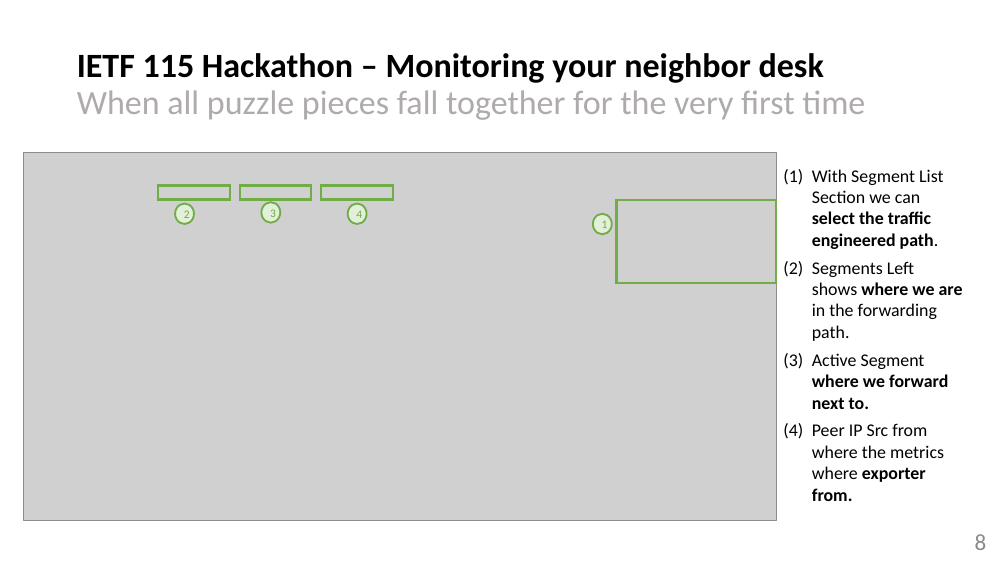
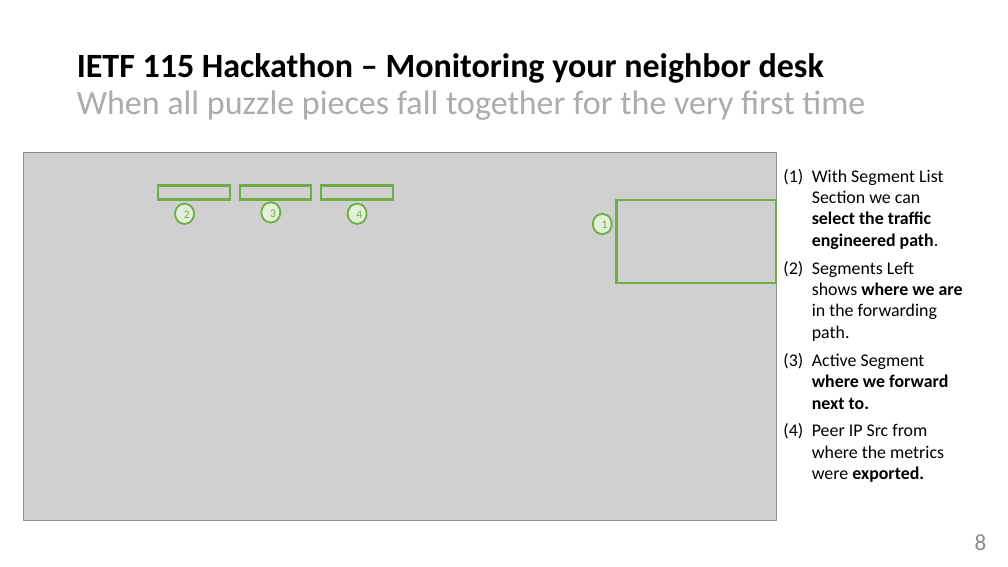
Before and after one commit to network-analytics/RFC9487, a slide deck: slide 8 of draft-ietf-opsawg-ipfix-srv6-srh-03.pptx. Drawn at 1008x567 pixels with LibreOffice and Linux fonts; fonts in the diff are those of the drawing; grey boxes stand for pictures. Boxes give left, top, right and bottom in pixels: in the first picture for what was removed or moved away, otherwise in the second. Text is boxed around its words. In the diff, an @@ line names an element or a change of style, - is before the commit and + after.

```diff
--- a/draft-ietf-opsawg-ipfix-srv6-srh-03.pptx
+++ b/draft-ietf-opsawg-ipfix-srv6-srh-03.pptx
@@ text at <box>812,423,944,482</box>: text changed @@
-(4) Peer IP Src from where the metrics where exporter from.
+(4) Peer IP Src from where the metrics were exported.
```
Also in this commit, not shown: 1 other file.
